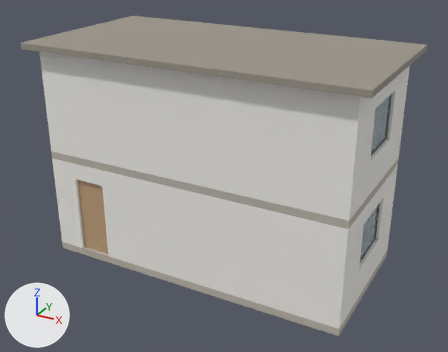
The glTF model docs-site/public/3d/turning-stair.glb, before and after one commit.
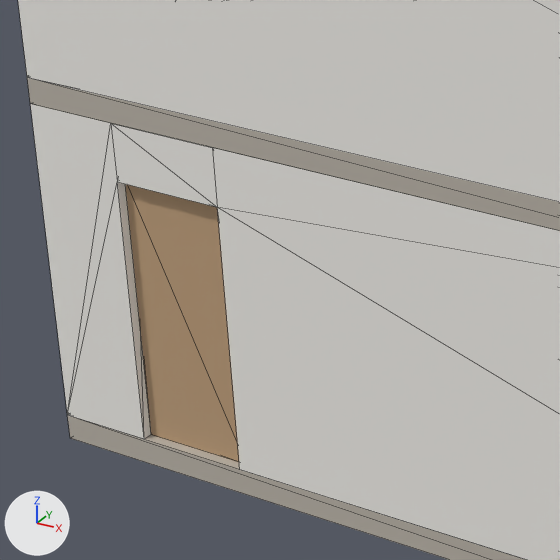
The first picture shows the older version from a camera (50 mm lens) standing at (11.34, -15.19, 8.78) and looking at (4.13, -2.08, 2.23). The close-ups show the older and then the newer version on the part from 10% to 43% of the width and 37% to 80% of the height of that picture. Only the edits that show in the close-ups are written down. Arrows for +X, +Y and +Z are at lower left; the lights stay in place. The close-ups show mesh edges as thin lines. Where no turn or scale is listed for an object, it has been applied to the vertices.

In view in the first close-up: 'door:door_1', 'slab:slab', 'slab:slab.001', 'wall:exterior', 'wall:exterior.001'.
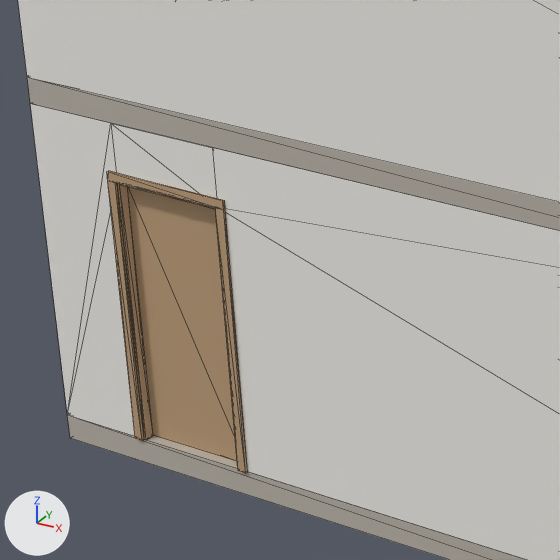
Pixel boxes (x1, y1, x2, y2) of what changed, in the close-ups (560 x 560 px):
'door:door_1:casing', added: after (107, 171, 248, 473)
'door:door_1:lining', added (mostly hidden): after (117, 184, 238, 465)

The change, as a diff of the scene's bpy script:
```diff
--- a/docs-site/public/3d/turning-stair.glb.py
+++ b/docs-site/public/3d/turning-stair.glb.py
@@ me_door_door_1_lining @@
+me_door_door_1_lining.from_pydata(...)  # 40 vertices, 72 faces; spans x 0.65..1.55, y -3.9..-3.7, z 0.0..2.1
+me_door_door_1_lining.materials.append(mat_door)  # beige #c2a27e
@@ me_door_door_1_casing @@
+me_door_door_1_casing.from_pydata(...)  # 40 vertices, 72 faces; spans x 0.58..1.62, y -3.92..-3.68, z 0.0..2.17
+me_door_door_1_casing.materials.append(mat_door)  # beige #c2a27e
@@ ob_door_door_1_lining @@
+ob_door_door_1_lining = bpy.data.objects.new('door:door_1:lining', me_door_door_1_lining)
+ob_door_door_1_lining.location = (0.0, 0.0, 0.0)
@@ ob_door_door_1_casing @@
+ob_door_door_1_casing = bpy.data.objects.new('door:door_1:casing', me_door_door_1_casing)
+ob_door_door_1_casing.location = (0.0, 0.0, 0.0)
```
